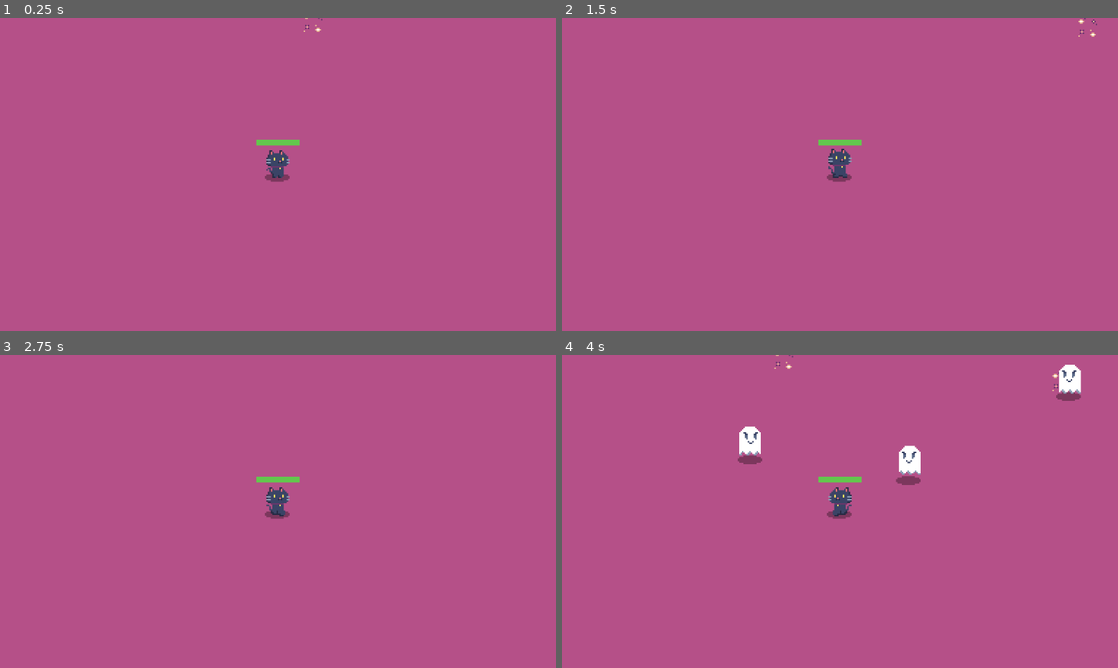
Above: before the commit, frames 1-4 (two rows, left to right).
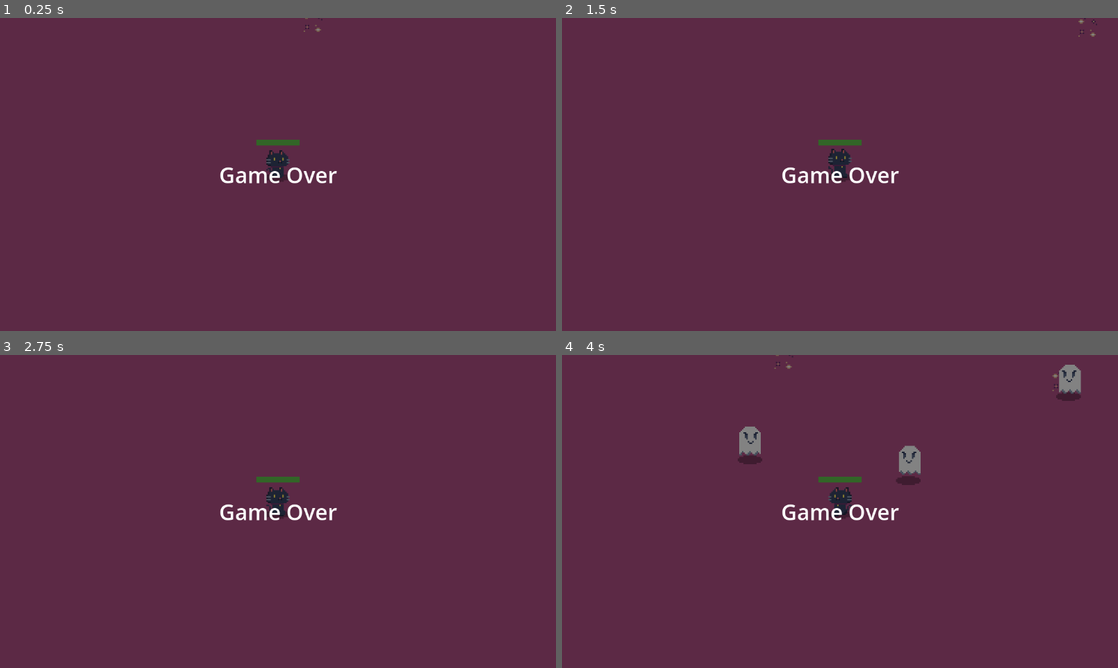
Above: after the commit, the same moments.

Repository: PkHila/Black-Cat-Survivor-Game
Game: Godot game, scene res://Scenes/game_scene.tscn
Same seed, same stepped clock (60 frames per second), same inputs: the game is played once before the commit and once after it.
Inputs:
- Up to frame 1 (0.25 s): no input
- Up to frame 2 (1.5 s): hold D (move_right) 0.53-1.28 s; tap Enter at 1.25 s; hold S (move_down) from 1.28 s (still down)
- Up to frame 3 (2.75 s): tap Space at 2 s; release S (move_down) at 2.03 s; hold D (move_right) from 2.03 s (still down)
- Up to frame 4 (4 s): tap Enter at 2.75 s; release D (move_right) at 2.78 s; hold W (move_up) 2.78-3.53 s; hold A (move_left) from 3.53 s (still down)

The runs differ from the first frame. In frame 1, 100% of the frame differs, in the area x 0-100%, y 0-100%; in frame 2, 100%; in frame 3, 100%; in frame 4, 100%.

Commit message:
Add a basic failure state and game over
Game pauses when the player's health depletes to zero and a game over appears on screen

Diff:
--- a/Scenes/game_scene.gd
+++ b/Scenes/game_scene.gd
@@ -9,3 +9,8 @@
 
 func _on_timer_timeout():
 	spawn_enemy()
+
+
+func _on_player_health_depleted():
+	%GameOverScreen.visible = true
+	get_tree().paused = true
--- a/Scenes/game_scene.tscn
+++ b/Scenes/game_scene.tscn
@@ -118,4 +118,32 @@
 [node name="Timer" type="Timer" parent="."]
 autostart = true
 
+[node name="GameOverScreen" type="CanvasLayer" parent="."]
+unique_name_in_owner = true
+
+[node name="ColorRect" type="ColorRect" parent="GameOverScreen"]
+anchors_preset = 15
+anchor_right = 1.0
+anchor_bottom = 1.0
+grow_horizontal = 2
+grow_vertical = 2
+color = Color(0, 0, 0, 0.490196)
+
+[node name="Label" type="Label" parent="GameOverScreen/ColorRect"]
+layout_mode = 1
+anchors_preset = 8
+anchor_left = 0.5
+anchor_top = 0.5
+anchor_right = 0.5
+anchor_bottom = 0.5
+offset_left = -122.0
+offset_top = -31.5
+offset_right = 122.0
+offset_bottom = 31.5
+grow_horizontal = 2
+grow_vertical = 2
+theme_override_font_sizes/font_size = 45
+text = "Game Over"
+
+[connection signal="health_depleted" from="Player" to="." method="_on_player_health_depleted"]
 [connection signal="timeout" from="Timer" to="." method="_on_timer_timeout"]
